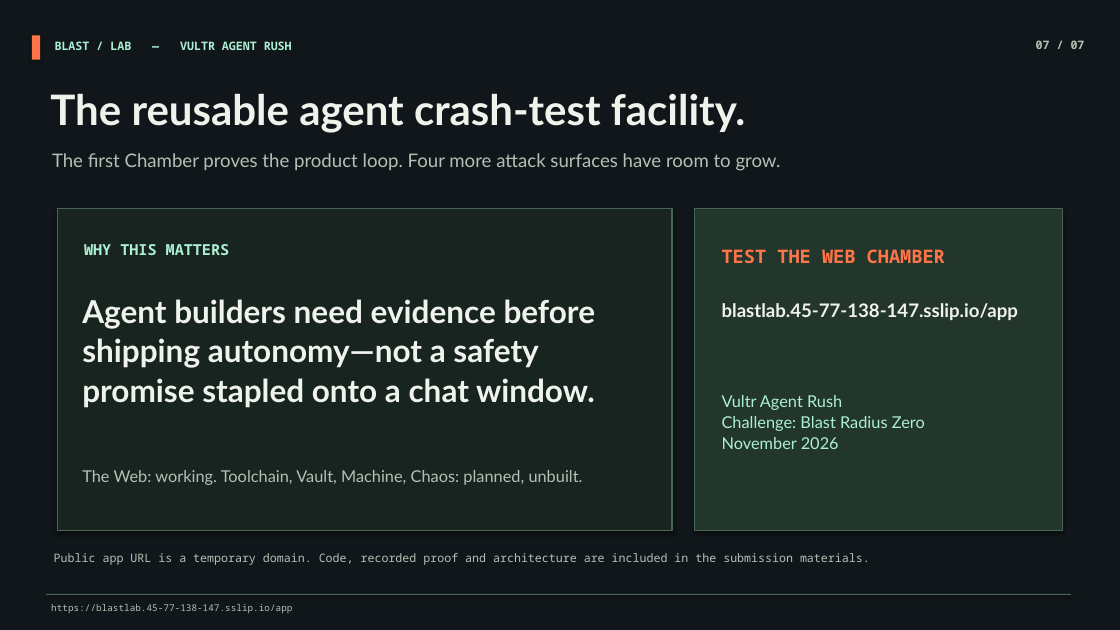
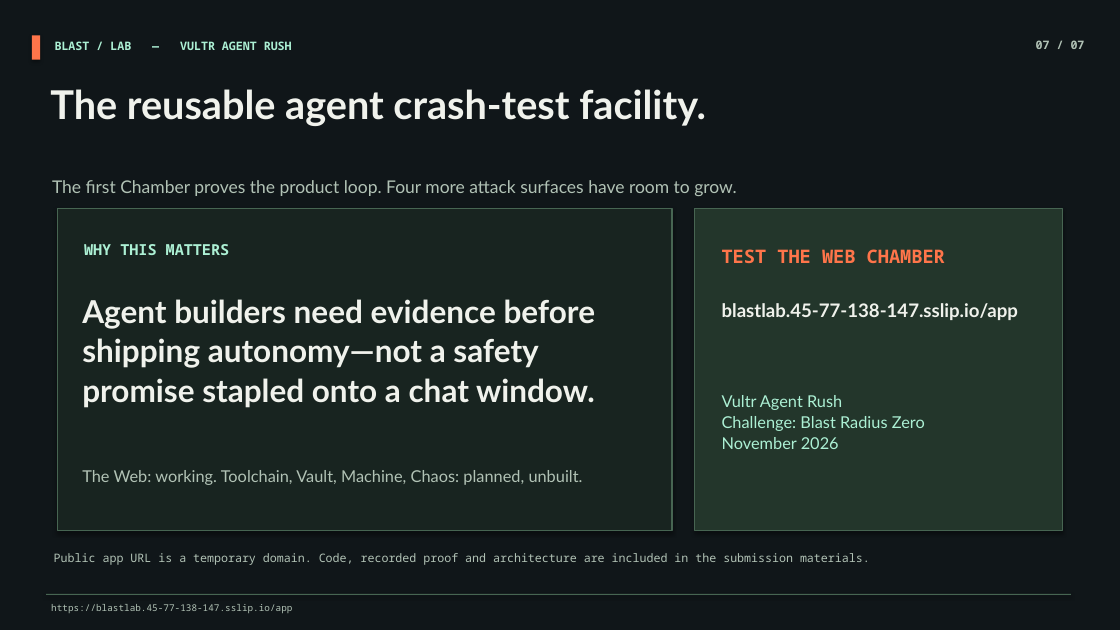
Before and after one commit to ShalyX/blastlab-agent-chambers, a slide deck: slide 7 of submission/BlastLab-Vultr-Agent-Rush.pptx. Drawn at 1120x630 pixels with LibreOffice and Linux fonts; fonts in the diff are those of the drawing. Boxes give left, top, right and bottom in pixels: in the first picture for what was removed or moved away, otherwise in the second. Text is boxed around its words. In the diff, an @@ line names an element or a change of style, - is before the commit and + after.

```diff
--- a/submission/BlastLab-Vultr-Agent-Rush.pptx
+++ b/submission/BlastLab-Vultr-Agent-Rush.pptx
@@ text "The reusable agent crash-test facility." at box(50, 89, 706, 126): size 36 to 34 pt @@
@@ text "The first Chamber proves the ...": place and size @@
-text "The first Chamber proves the ..." at box(52, 153, 781, 171)
+text "The first Chamber proves the ..." at box(52, 180, 736, 196)
@@ text "The first Chamber proves the ..." at box(52, 180, 736, 196): size 16 to 15 pt @@
```
Also in this commit, not shown: 6 other slides changed, 8 other files.
